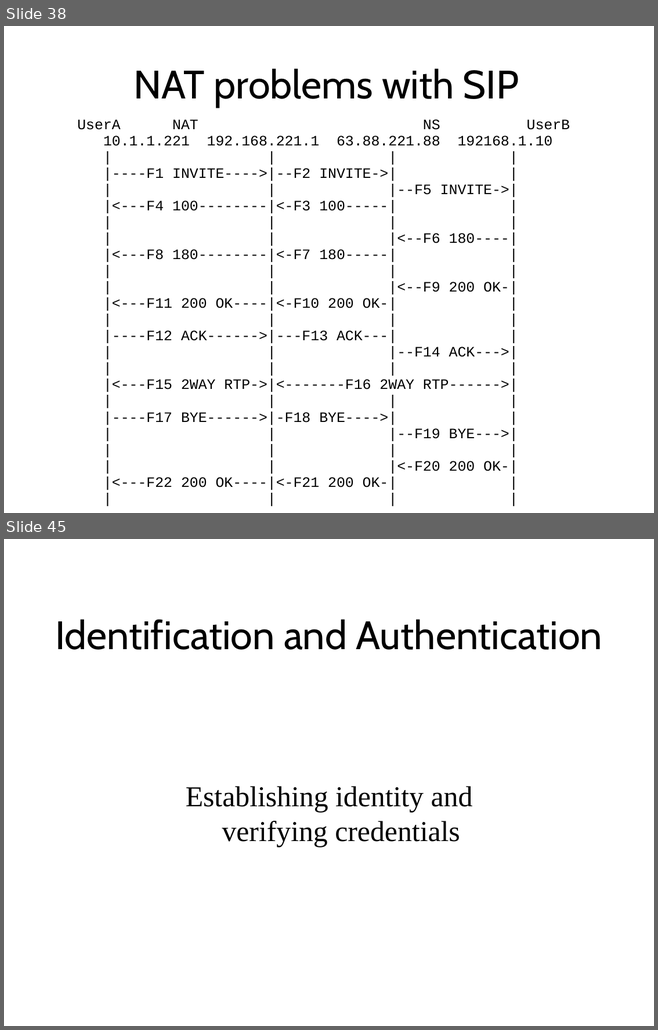
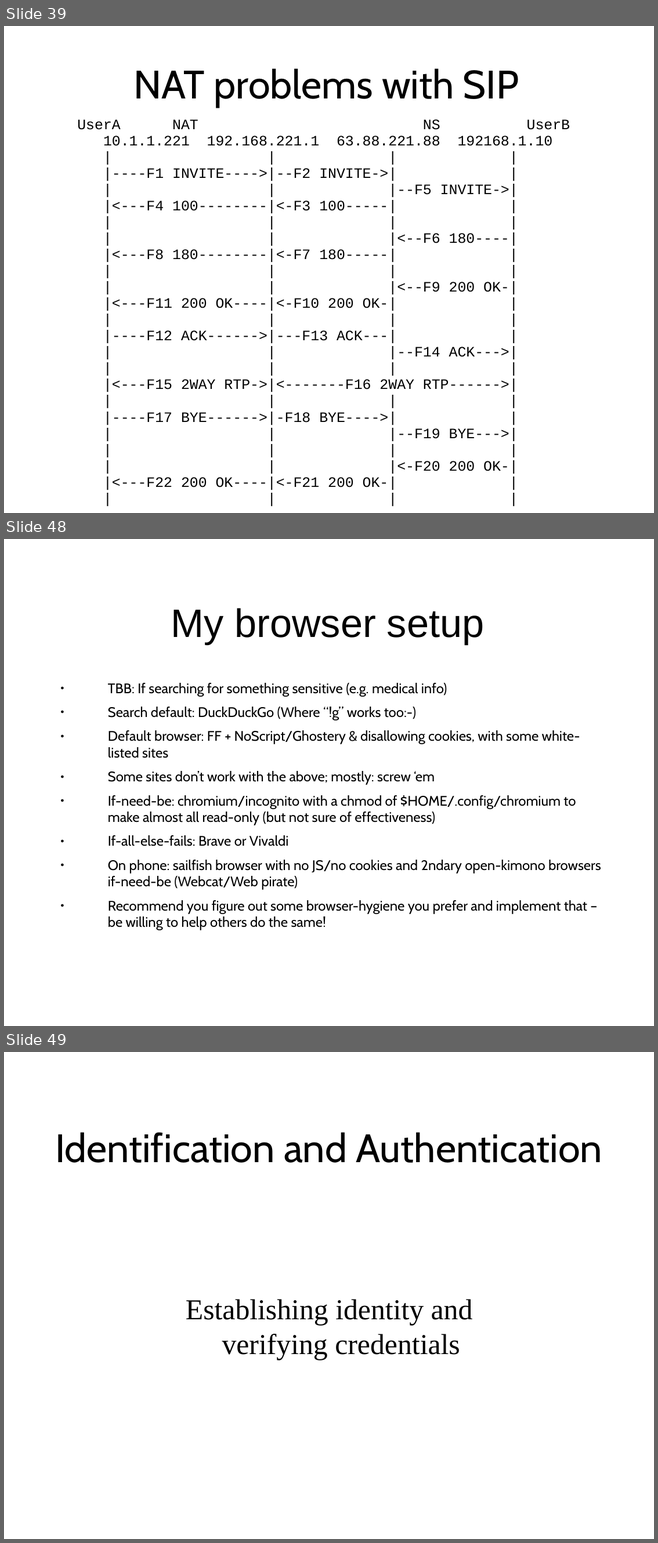
Before and after one commit to sftcd/cs7053, a slide deck: 2016lectures/02-concepts.ppt. Shown one above the other, each under a label of ours: slides 38 and 45 before the commit, slides 39, 48 and 49 after it; the slides between them are not shown. The pictures are 658x1030 and 658x1543 pixels, drawn with LibreOffice and Linux fonts; fonts in the diff are those of the drawing. Boxes give left, top, right and bottom in pixels: in the first picture for what was removed or moved away, otherwise in the second. Text is boxed around its words. In the diff, an @@ line names an element or a change of style, - is before the commit and + after.

```diff
--- a/2016lectures/02-concepts.ppt
+++ b/2016lectures/02-concepts.ppt
@@ slide 48 added at [4, 539, 654, 1026], background #FFFFFF @@
@@ title added at [170, 608, 484, 645], 44 pt, text #000000 @@
+My browser setup
@@ text added at [108, 683, 601, 931], 15.4 pt, text #000000 @@
+● TBB: If searching for something sensitive (e.g. medical info)
+● Search default: DuckDuckGo (Where “!g” works too:-)
+● Default browser: FF + NoScript/Ghostery & disallowing cookies, with some white-listed sites
+● Some sites don’t work with the above; mostly: screw ‘em
+● If-need-be: chromium/incognito with a chmod of $HOME/.config/chromium to make almost all read-only (but not sure of effectiveness)
+● If-all-else-fails: Brave or Vivaldi
+● On phone: sailfish browser with no JS/no cookies and 2ndary open-kimono browsers if-need-be (Webcat/Web pirate)
+● Recommend you figure out some browser-hygiene you prefer and implement that – be willing to help others do the same!
@@ what was slide 38 is now slide 39 @@
@@ what was slide 45 is now slide 49 @@
```
Also in this commit, not shown: 43 slides changed, 3 other slides added, 5 other files.
